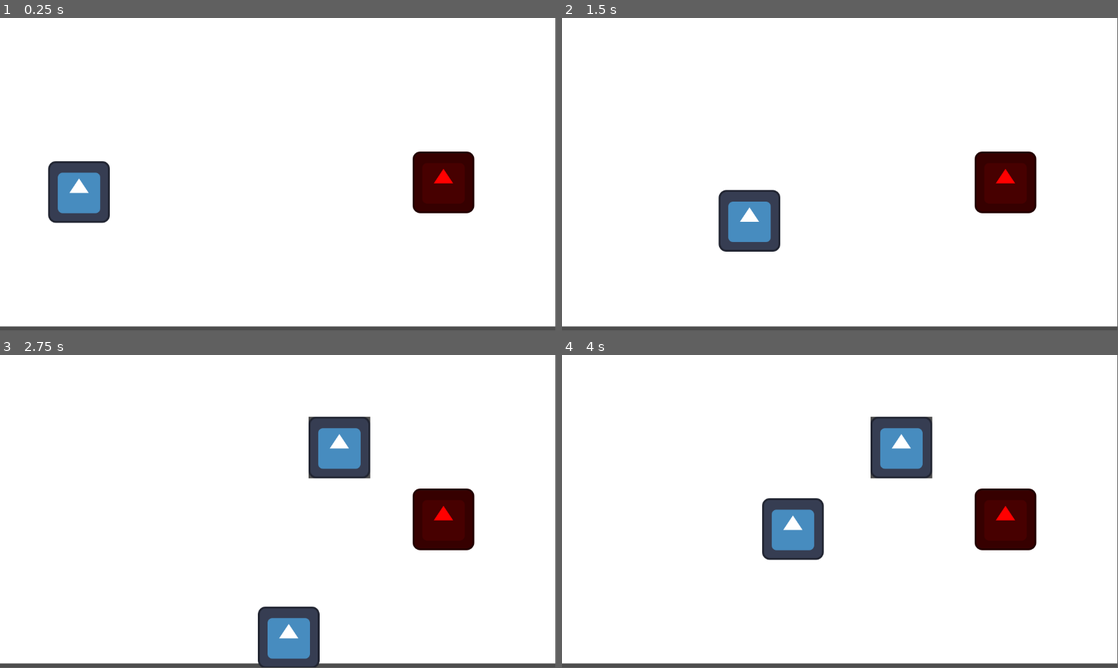
Above: before the commit, frames 1-4 (two rows, left to right).
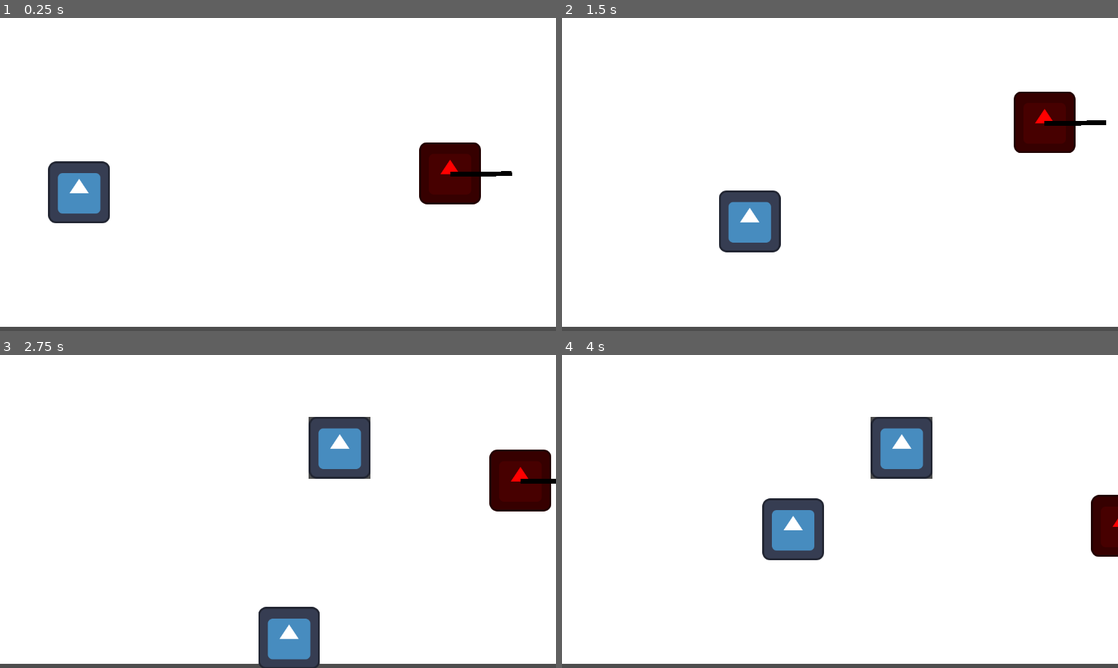
Above: after the commit, the same moments.

Repository: jcurtis06/Dusklands
Game: Godot game, scene res://worlds/test_world.tscn
Two runs of this game, one before a commit and one after it. Both use one fixed random seed, a clock stepped at 60 frames per second and the inputs below. The engine's default icon, where the game draws it, is replaced by a stand-in: a white triangle on a blue panel in a dark square.
Inputs (mouse positions are in pixels of both pictures, inside the frame that each line leads up to):
- Up to frame 1 (0.25 s): no input
- Up to frame 2 (1.5 s): move the mouse to (962, 158) at 0.52 s; hold D (right) 0.53-1.28 s; click (962, 158) at 0.6 s; move the mouse to (728, 190) at 1.27 s; hold S (down) from 1.28 s (still down); click (728, 190) at 1.35 s
- Up to frame 3 (2.75 s): move the mouse to (333, 442) at 2.02 s; release S (down) at 2.03 s; hold D (right) from 2.03 s (still down); right-click (333, 442) at 2.1 s; click (333, 442) at 2.3 s
- Up to frame 4 (4 s): move the mouse to (812, 574) at 2.77 s; release D (right) at 2.78 s; hold W (up) 2.78-3.53 s; click (812, 574) at 2.85 s; move the mouse to (1006, 558) at 3.52 s; hold A (left) from 3.53 s (still down); click (1006, 558) at 3.6 s
In our replay, the window is 799x449 before the commit and 800x450 after it. These sizes can differ from the game's own. Grey fills any space a smaller window leaves; there, only what the larger window draws over its background counts as a difference.

The runs differ from the first frame. In frame 1, 1.8% of the frame differs, in the area x 0-100%, y 0-99%; in frame 2, 5.0%; in frame 3, 5.0%, in the area x 0-100%, y 0-100%; in frame 4, 3.7%.

Commit message:
enemy state machine

Diff:
--- /dev/null
+++ b/entities/ai_states/attack.gd
@@ -0,0 +1,31 @@
+extends State
+class_name EntityAttack
+
+signal out_of_range(state: EntityAttack)
+
+@export var cb2d: CharacterBody2D
+@export var target_group: String
+@export var attack_component: AttackComponent
+@export var attack_cooldown: float = 5.0
+@export var attack_range: float = 200.0
+
+@onready var target: Node2D = get_tree().get_first_node_in_group(target_group)
+
+var cooldown: float
+
+func update(delta: float) -> void:
+	if target != null:
+		attack_component.look_at(target.global_position)
+
+		var dist_to_target = cb2d.global_position.distance_to(target.global_position)
+
+		if dist_to_target > attack_range:
+			out_of_range.emit(self)
+	else:
+		reset()
+
+	if cooldown > 0:
+		cooldown -= delta
+	else:
+		attack_component.attack(1)
+		cooldown = attack_cooldown
--- /dev/null
+++ b/entities/ai_states/follow.gd
@@ -0,0 +1,31 @@
+extends State
+class_name EntityFollow
+
+signal reached_dest(state: EntityFollow)
+signal lost_sight(state: EntityFollow)
+
+@export var cb2d: CharacterBody2D
+@export var target_group: String
+@export var speed: float
+@export var min_dist: float = 200.0
+@export var max_dist: float = 500.0
+
+@onready var target_node: Node2D = get_tree().get_first_node_in_group(target_group)
+
+func physics_update(delta: float) -> void:
+	if target_node == null:
+		reset()
+		return
+
+	var direction = target_node.global_position - cb2d.global_position
+
+	if direction.length() > max_dist:
+		lost_sight.emit(self)
+		cb2d.velocity = Vector2.ZERO
+		return
+
+	if direction.length() > min_dist:
+		cb2d.velocity = direction.normalized() * speed
+	else:
+		reached_dest.emit(self)
+		cb2d.velocity = Vector2.ZERO
--- /dev/null
+++ b/entities/ai_states/wander.gd
@@ -0,0 +1,39 @@
+extends State
+class_name EntityWander
+
+@export var cb2d: CharacterBody2D
+@export var speed: float
+
+@export var follow_state: EntityFollow
+
+var move_direction: Vector2
+var wander_time: float
+
+func randomize_wander():
+	move_direction = Vector2(randf_range(-1, 1), randf_range(-1, 1)).normalized()
+	wander_time = randf_range(1, 3)
+
+func enter():
+	randomize_wander()
+
+func update(delta: float) -> void:
+	if follow_state:
+		check_follow()
+
+	if wander_time > 0:
+		wander_time -= delta
+	else:
+		randomize_wander()
+
+func physics_update(delta: float) -> void:
+	if cb2d:
+		cb2d.velocity = move_direction * speed
+
+func check_follow():
+	if follow_state.target_node == null:
+		return
+
+	var distance = cb2d.global_position.distance_to(follow_state.target_node.global_position)
+
+	if distance < follow_state.max_dist && distance > follow_state.min_dist:
+		switch_to(follow_state.name)
--- a/entities/components/attack/attack_component.gd
+++ b/entities/components/attack/attack_component.gd
@@ -9,6 +9,7 @@
 
 func attack(amount: float) -> void:
 	if !is_colliding():
+		print("not colliding")
 		return
 
 	if get_collider() is HitboxComponent:
--- /dev/null
+++ b/entities/components/attack/attack_component.tscn
@@ -0,0 +1,10 @@
+[gd_scene load_steps=2 format=3 uid="uid://bj836l1l307ku"]
+
+[ext_resource type="Script" path="res://entities/components/attack/attack_component.gd" id="1_l4yyd"]
+
+[node name="AttackComponent" type="RayCast2D"]
+target_position = Vector2(128, 2.08165e-12)
+collide_with_areas = true
+script = ExtResource("1_l4yyd")
+attack_damage = 1
+look_at_mouse = true
--- a/entities/components/hitbox/hitbox_component.gd
+++ b/entities/components/hitbox/hitbox_component.gd
@@ -6,3 +6,4 @@
 func damage(amount: float) -> void:
 	if health_component:
 		health_component.deduct(amount)
+		print("damaged: " + get_parent().name)
--- /dev/null
+++ b/entities/components/state/state.gd
@@ -0,0 +1,23 @@
+extends Node
+class_name State
+
+signal transitioned(state: State, new_state_name: String)
+signal reset_state(state: State)
+
+func enter():
+	pass
+
+func exit():
+	pass
+
+func update(delta: float) -> void:
+	pass
+
+func physics_update(delta: float) -> void:
+	pass
+
+func switch_to(new_state: String) -> void:
+	transitioned.emit(self, new_state)
+
+func reset() -> void:
+	reset_state.emit(self)
--- /dev/null
+++ b/entities/components/state/state_machine.gd
@@ -0,0 +1,49 @@
+extends Node
+class_name StateMachine
+
+@export var initial_state: State
+
+var current_state: State
+var states: Dictionary = {}
+
+func _ready() -> void:
+	for child in get_children():
+		if child is State:
+			states[child.name.to_lower()] = child
+			child.transitioned.connect(_on_child_transition)
+			child.reset_state.connect(_on_child_reset)
+
+	if initial_state:
+		initial_state.enter()
+		current_state = initial_state
+
+func _process(delta: float) -> void:
+	if current_state:
+		current_state.update(delta)
+
+func _physics_process(delta: float) -> void:
+	if current_state:
+		current_state.physics_update(delta)
+
+func _on_child_transition(state: State, new_state_name: String) -> void:
+	if state != current_state:
+		return
+
+	var new_state = states.get(new_state_name.to_lower())
+	if !new_state:
+		return
+
+	if current_state:
+		current_state.exit()
+
+	new_state.enter()
+	current_state = new_state
+
+func _on_child_reset(state: State):
+	if state == initial_state || initial_state == null:
+		return
+
+	state.exit()
+
+	initial_state.enter()
+	current_state = initial_state
--- /dev/null
+++ b/entities/components/state/state_machine.tscn
@@ -0,0 +1,6 @@
+[gd_scene load_steps=2 format=3 uid="uid://dso0ru2o6kteq"]
+
+[ext_resource type="Script" path="res://entities/components/state/state_machine.gd" id="1_2cq5e"]
+
+[node name="StateMachine" type="Node"]
+script = ExtResource("1_2cq5e")
--- /dev/null
+++ b/entities/monster/monster.gd
@@ -0,0 +1,23 @@
+extends CharacterBody2D
+
+## !!! AI handled by StateMachine !!!
+
+@onready var state_machine: StateMachine = $StateMachine
+@onready var target_group: String
+
+var target: CharacterBody2D
+
+func _ready() -> void:
+	target = get_tree().get_first_node_in_group(target_group)
+
+func _physics_process(delta: float) -> void:
+	move_and_slide()
+
+func _on_entity_follow_reached_dest(state: EntityFollow) -> void:
+	state.switch_to("EntityAttack")
+
+func _on_entity_follow_lost_sight(state: EntityFollow) -> void:
+	state.switch_to("EntityWander")
+
+func _on_entity_attack_out_of_range(state: EntityAttack) -> void:
+	state.switch_to("EntityFollow")
--- a/entities/monster/monster.tscn
+++ b/entities/monster/monster.tscn
@@ -1,8 +1,14 @@
-[gd_scene load_steps=6 format=3 uid="uid://2xww0ek01but"]
+[gd_scene load_steps=12 format=3 uid="uid://2xww0ek01but"]
 
 [ext_resource type="Texture2D" uid="uid://if2cw0jqaor8" path="res://icon.svg" id="1_gg6qf"]
+[ext_resource type="Script" path="res://entities/monster/monster.gd" id="1_uhuad"]
 [ext_resource type="PackedScene" uid="uid://cvq6j5si02c24" path="res://entities/components/health/health_component.tscn" id="2_agwcc"]
 [ext_resource type="PackedScene" uid="uid://dx0wp3ow80irn" path="res://entities/components/hitbox/hitbox_component.tscn" id="3_b84oc"]
+[ext_resource type="PackedScene" uid="uid://bj836l1l307ku" path="res://entities/components/attack/attack_component.tscn" id="4_jv472"]
+[ext_resource type="PackedScene" uid="uid://dso0ru2o6kteq" path="res://entities/components/state/state_machine.tscn" id="5_827uu"]
+[ext_resource type="Script" path="res://entities/ai_states/wander.gd" id="6_byb43"]
+[ext_resource type="Script" path="res://entities/ai_states/follow.gd" id="7_u4hn5"]
+[ext_resource type="Script" path="res://entities/ai_states/attack.gd" id="9_pyexa"]
 
 [sub_resource type="RectangleShape2D" id="RectangleShape2D_byj8r"]
 size = Vector2(128, 128)
@@ -11,6 +17,7 @@
 size = Vector2(140, 140)
 
 [node name="Monster" type="CharacterBody2D"]
+script = ExtResource("1_uhuad")
 
 [node name="CollisionShape2D" type="CollisionShape2D" parent="."]
 shape = SubResource("RectangleShape2D_byj8r")
@@ -22,8 +29,42 @@
 [node name="HealthComponent" parent="." instance=ExtResource("2_agwcc")]
 max_health = 5.0
 
+[node name="AttackComponent" parent="." instance=ExtResource("4_jv472")]
+target_position = Vector2(200, 2.08165e-12)
+look_at_mouse = false
+
+[node name="Line2D" type="Line2D" parent="AttackComponent"]
+points = PackedVector2Array(0, 2, 128, 1)
+default_color = Color(0, 0, 0, 1)
+
 [node name="HitboxComponent" parent="." node_paths=PackedStringArray("health_component") instance=ExtResource("3_b84oc")]
 health_component = NodePath("../HealthComponent")
 
 [node name="CollisionShape2D" type="CollisionShape2D" parent="HitboxComponent"]
 shape = SubResource("RectangleShape2D_im1hu")
+
+[node name="StateMachine" parent="." node_paths=PackedStringArray("initial_state") instance=ExtResource("5_827uu")]
+initial_state = NodePath("EntityWander")
+
+[node name="EntityWander" type="Node" parent="StateMachine" node_paths=PackedStringArray("cb2d", "follow_state")]
+script = ExtResource("6_byb43")
+cb2d = NodePath("../..")
+speed = 100.0
+follow_state = NodePath("../EntityFollow")
+
+[node name="EntityFollow" type="Node" parent="StateMachine" node_paths=PackedStringArray("cb2d")]
+script = ExtResource("7_u4hn5")
+cb2d = NodePath("../..")
+target_group = "Player"
+speed = 100.0
+
+[node name="EntityAttack" type="Node" parent="StateMachine" node_paths=PackedStringArray("cb2d", "attack_component")]
+script = ExtResource("9_pyexa")
+cb2d = NodePath("../..")
+target_group = "Player"
+attack_component = NodePath("../../AttackComponent")
+attack_cooldown = 1.0
+
+[connection signal="lost_sight" from="StateMachine/EntityFollow" to="." method="_on_entity_follow_lost_sight"]
+[connection signal="reached_dest" from="StateMachine/EntityFollow" to="." method="_on_entity_follow_reached_dest"]
+[connection signal="out_of_range" from="StateMachine/EntityAttack" to="." method="_on_entity_attack_out_of_range"]
--- a/entities/player/player.tscn
+++ b/entities/player/player.tscn
@@ -5,7 +5,7 @@
 [ext_resource type="Texture2D" uid="uid://if2cw0jqaor8" path="res://icon.svg" id="2_vbojf"]
 [ext_resource type="PackedScene" uid="uid://cvq6j5si02c24" path="res://entities/components/health/health_component.tscn" id="3_splgb"]
 [ext_resource type="PackedScene" uid="uid://dx0wp3ow80irn" path="res://entities/components/hitbox/hitbox_component.tscn" id="4_05clm"]
-[ext_resource type="Script" path="res://entities/components/attack/attack_component.gd" id="5_rgh6a"]
+[ext_resource type="PackedScene" uid="uid://bj836l1l307ku" path="res://entities/components/attack/attack_component.tscn" id="6_s472d"]
 
 [sub_resource type="RectangleShape2D" id="RectangleShape2D_nxwle"]
 size = Vector2(128, 128)
@@ -13,7 +13,7 @@
 [sub_resource type="RectangleShape2D" id="RectangleShape2D_ojl01"]
 size = Vector2(140, 140)
 
-[node name="Player" type="CharacterBody2D"]
+[node name="Player" type="CharacterBody2D" groups=["Player"]]
 script = ExtResource("1_gjsqj")
 test_block = ExtResource("2_ugxgv")
 
@@ -25,15 +25,11 @@
 
 [node name="HealthComponent" parent="." instance=ExtResource("3_splgb")]
 
-[node name="HitboxComponent" parent="." instance=ExtResource("4_05clm")]
+[node name="HitboxComponent" parent="." node_paths=PackedStringArray("health_component") instance=ExtResource("4_05clm")]
+health_component = NodePath("../HealthComponent")
 
 [node name="HitboxCollider" type="CollisionShape2D" parent="HitboxComponent"]
 position = Vector2(2.08165e-12, 2.08165e-12)
 shape = SubResource("RectangleShape2D_ojl01")
 
-[node name="AttackComponent" type="RayCast2D" parent="."]
-target_position = Vector2(128, 2.08165e-12)
-collide_with_areas = true
-script = ExtResource("5_rgh6a")
-attack_damage = 1
-look_at_mouse = true
+[node name="AttackComponent" parent="." instance=ExtResource("6_s472d")]
--- a/project.godot
+++ b/project.godot
@@ -14,6 +14,10 @@
 run/main_scene="res://worlds/test_world.tscn"
 config/features=PackedStringArray("4.2", "Forward Plus")
 config/icon="res://icon.svg"
+
+[display]
+
+window/stretch/mode="canvas_items"
 
 [input]
 
